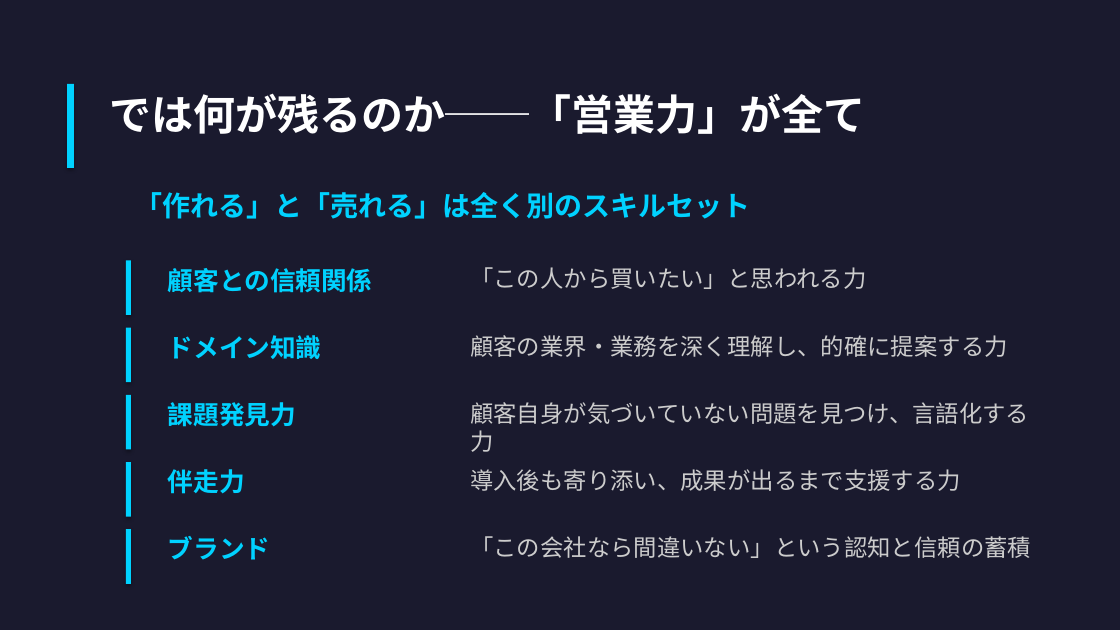
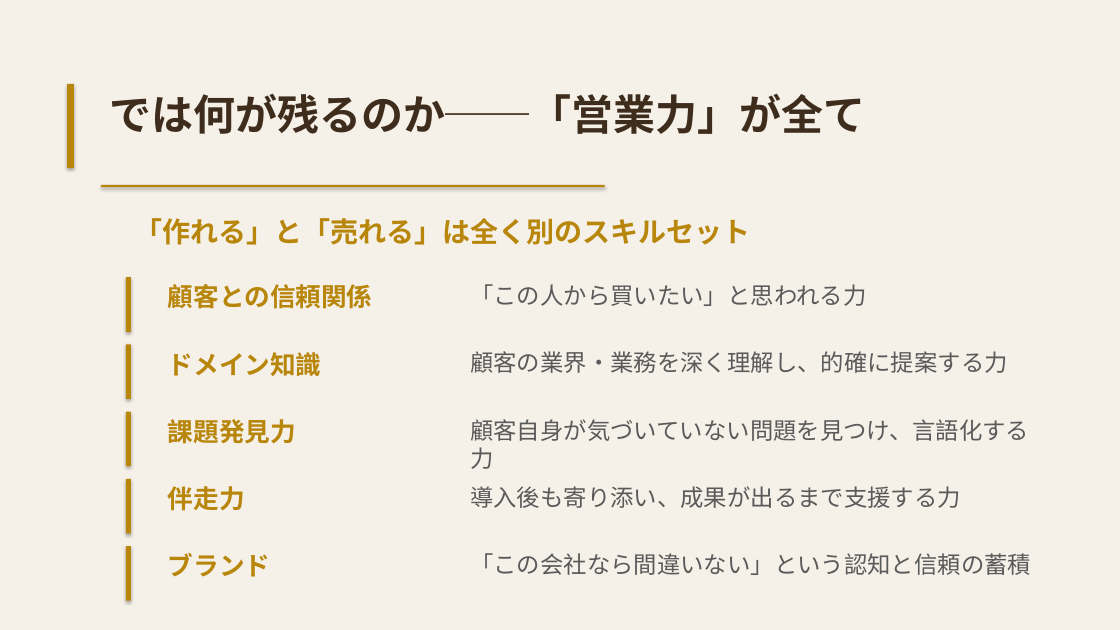
Before and after one commit to HarmonicInsight/harmonic-marketing, a slide deck: slide 6 of content/seminars/ai-era-sales-power-over-features.pptx. Drawn at 1120x630 pixels with LibreOffice and Linux fonts; fonts in the diff are those of the drawing. Boxes give left, top, right and bottom in pixels: in the first picture for what was removed or moved away, otherwise in the second. Text is boxed around its words. In the diff, an @@ line names an element or a change of style, - is before the commit and + after.

```diff
--- a/content/seminars/ai-era-sales-power-over-features.pptx
+++ b/content/seminars/ai-era-sales-power-over-features.pptx
@@ background #1A1A2E to #F5F0E8 @@
@@ text "では何が残るのか──「営業力」が全て" at [109, 93, 865, 134]: text colour #FFFFFF to #3E2C1C @@
@@ rectangle added at [101, 185, 605, 187], fill #B8860B @@
@@ text colour #00D2FF to #B8860B in 6 elements at [168, 284, 373, 309], [168, 352, 322, 376], [168, 419, 296, 444], [168, 486, 245, 511], [168, 553, 271, 577], [134, 218, 750, 245] @@
@@ text "「作れる」と「売れる」は全く別のスキルセット": place and size @@
-text "「作れる」と「売れる」は全く別のスキルセット" at [134, 192, 750, 219]
+text "「作れる」と「売れる」は全く別のスキルセット" at [134, 218, 750, 245]
@@ fill #00D2FF to #B8860B in 6 elements at [67, 84, 74, 168], [126, 277, 131, 332], [126, 344, 131, 399], [126, 412, 131, 466], [126, 479, 131, 534], [126, 546, 131, 601] @@
@@ 10 texts, 5 rectangles: place and size @@
-10 texts, 5 rectangles at [126, 260, 1031, 584]
+10 texts, 5 rectangles at [126, 277, 1031, 601]
@@ text colour #CCCCCC to #5A5A5A in 5 elements at [470, 284, 866, 306], [470, 351, 1008, 373], [470, 419, 1029, 469], [470, 486, 961, 508], [470, 553, 1031, 575] @@
```
Also in this commit, not shown: 7 other slides changed.
